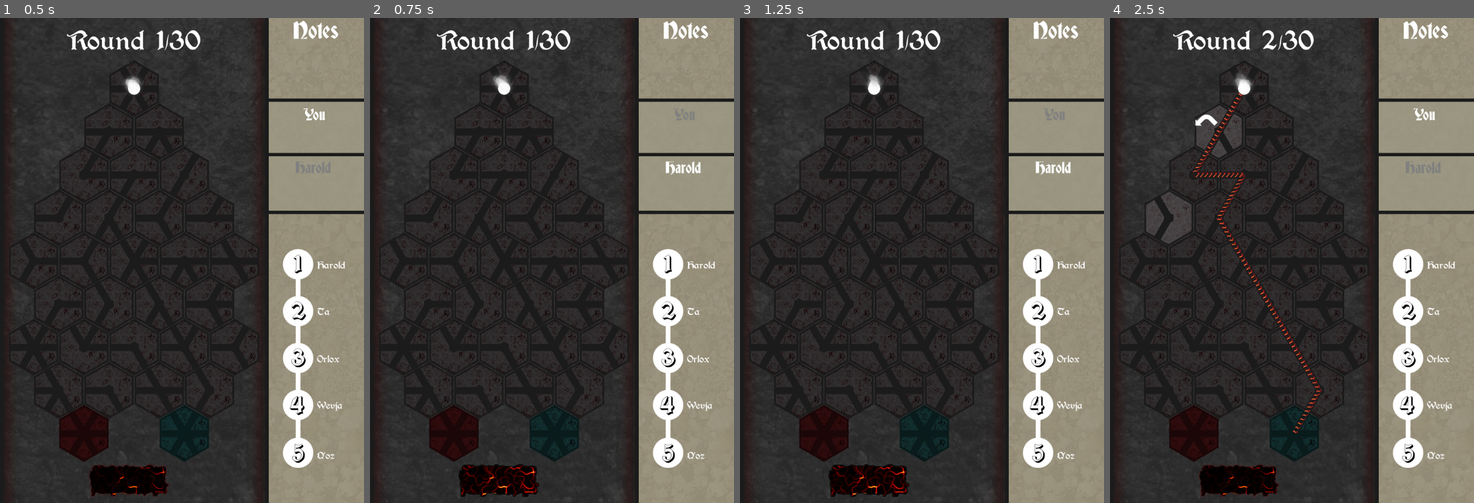
Above: before the commit, frames 1-4 (left to right).
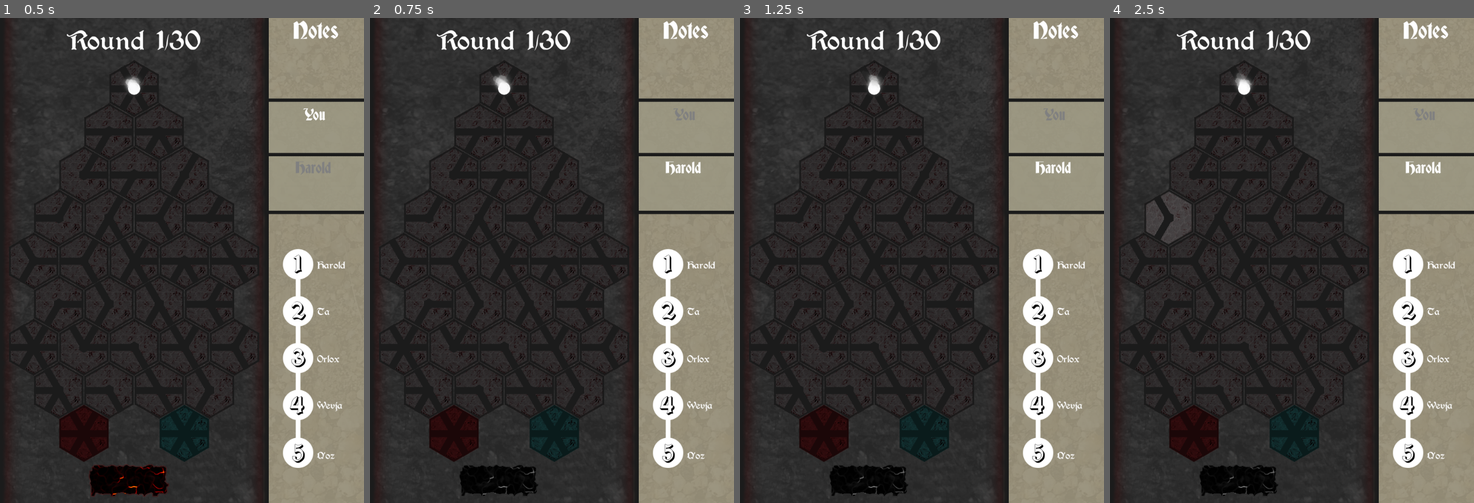
Above: after the commit, the same moments.

Repository: ollie-d/soul_weaver_LD53
Game: Godot game, scene res://Scenes/Levels/BaseLevel.tscn
Same seed, same stepped clock (60 frames per second), same inputs: the game is played once before the commit and once after it. This scene is started directly instead of the project's main scene.
Inputs (mouse positions are in pixels of both pictures, inside the frame that each line leads up to):
- Up to frame 1 (0.5 s): no input
- Up to frame 2 (0.75 s): click (497, 478) at 0.5 s
- Up to frame 3 (1.25 s): no input
- Up to frame 4 (2.5 s): click (1237, 478) at 1.27 s; click (1204, 129) at 2.02 s

Frame 1 is identical in both runs. In frame 2, 0.5% of the frame differs, in the area x 24-47%, y 92-99%; in frame 3, 0.5%; in frame 4, 2.3%, in the area x 17-91%, y 2-99%.

Commit message:
New buttons
Added a weird button. In general more beutification. Going to add new levels now.

Diff:
--- a/Godot/Scenes/Levels/BaseLevel.tscn
+++ b/Godot/Scenes/Levels/BaseLevel.tscn
@@ -477,6 +477,9 @@
 [node name="Sound" type="AudioStreamPlayer" parent="Board"]
 stream = ExtResource( 25 )
 
+[node name="Timer" type="Timer" parent="Board"]
+one_shot = true
+
 [node name="Label" type="Label" parent="."]
 anchor_left = 0.5
 anchor_right = 0.5
--- a/Godot/Scenes/Levels/Level01.gd
+++ b/Godot/Scenes/Levels/Level01.gd
@@ -21,7 +21,8 @@
 
 	globals.current_round = 0
 	globals.turn = "Player"
-	$Board/Button.disabled = false
+	#$Board/Button.disabled = false
+	$Board/WeirdButton.disabled = false
 	$PlayerName.modulate = Color(1, 1, 1)
 	$PlayerRotations.modulate = Color(1, 1, 1)
 	$EnemyName.modulate = Color(0.5, 0.5, 0.5)
@@ -97,7 +98,8 @@
 	# Check what player can do based on turn
 	if globals.turn == "Player":
 		globals.turn = "Enemy"
-		$Board/Button.disabled = true
+		#$Board/Button.disabled = true
+		$Board/WeirdButton.disabled = true
 		$PlayerName.modulate = Color(0.5, 0.5, 0.5)
 		$PlayerRotations.modulate = Color(0.5, 0.5, 0.5)
 		$EnemyName.modulate = Color(1, 1, 1)
@@ -106,7 +108,8 @@
 		enemy_turn()
 	elif globals.turn == "Enemy":
 		globals.turn = "Player"
-		$Board/Button.disabled = false
+		#$Board/Button.disabled = false
+		$Board/WeirdButton.disabled = false
 		$PlayerName.modulate = Color(1, 1, 1)
 		$PlayerRotations.modulate = Color(1, 1, 1)
 		$EnemyName.modulate = Color(0.5, 0.5, 0.5)
--- a/Godot/Scenes/PathFinder.gd
+++ b/Godot/Scenes/PathFinder.gd
@@ -137,14 +137,15 @@
 
 		# Check if the end cell is an end condition
 		if global_astar.astar_dict.keys()[path[1]] == "Player_Win":
-			# Call next level OR game win function
-			print("Gz you win")
-			global_astar.player_won = true
-			emit_signal("victory")
+			$Timer.wait_time = 3.0
+			$Timer.start()
+			yield($Timer, "timeout")
+			victory()
 		elif global_astar.astar_dict.keys()[path[1]] == "Enemy_Win":
-			# Call defeat
-			print("Oof, you lose")
-			emit_signal("defeat")
+			$Timer.wait_time = 3.0
+			$Timer.start()
+			yield($Timer, "timeout")
+			defeat()
 
 	# Clear all hex's rotations
 	for child in self.get_children():
@@ -159,3 +160,42 @@
 
 func _on_Level_next_round():
 	next_round()
+
+
+func victory():
+	# Call next level OR game win function
+	#layer_end()
+	print("Gz you win")
+	global_astar.player_won = true
+	emit_signal("victory")
+
+
+func defeat():
+	#layer_end()
+	# Call defeat
+	print("Oof, you lose")
+	emit_signal("defeat")
+
+
+#func layer_end():
+##	# This is called on good or bad end
+##	$Timer.wait_time = 3.0
+##	$Timer.start()
+##	yield($Timer, "timeout")
+#
+#	# Let's make everything except the current tile and soul disappear
+#	# and then end.
+#	var hexes_to_dim = []
+#	for child in self.get_children():
+#		var id = child.get_name()
+#		if ("_" in id) or ("Start" in id):
+#			if id != global_astar.end_point:
+#				hexes_to_dim.append(id)
+#
+#	print(hexes_to_dim)
+#
+#	# Do a sketchy loop here to dim
+#	for i in range(10):
+#		print(i)
+#		for hex in hexes_to_dim:
+#			self.find_node(hex).modulate.a -= 0.1
--- /dev/null
+++ b/Godot/Scenes/WeirdButton.gd
@@ -0,0 +1,27 @@
+extends Node2D
+
+
+# Declare member variables here. Examples:
+# var a = 2
+# var b = "text"
+var disabled := false setget on_disabled
+
+
+func on_disabled(b):
+	disabled = b
+	if disabled:
+		$Button.disabled = true
+		self.set_process(false)
+		self.set_physics_process(false)
+		self.set_process_input(false)
+		self.get_child(0).set_process(false)
+		self.get_child(0).set_physics_process(false)
+		self.get_child(0).set_process_input(false)
+	else:
+		$Button.disabled = false
+		self.set_process(true)
+		self.set_physics_process(true)
+		self.set_process_input(true)
+		self.get_child(0).set_process(true)
+		self.get_child(0).set_physics_process(true)
+		self.get_child(0).set_process_input(true)
--- a/Godot/Scenes/WeirdButton.tscn
+++ b/Godot/Scenes/WeirdButton.tscn
@@ -1,15 +1,18 @@
-[gd_scene load_steps=6 format=2]
+[gd_scene load_steps=8 format=2]
 
 [ext_resource path="res://Assets/weird_button.png" type="Texture" id=1]
 [ext_resource path="res://Assets/weird_button_hover.png" type="Texture" id=2]
 [ext_resource path="res://Assets/weird_button_pressed.png" type="Texture" id=3]
 [ext_resource path="res://Assets/Fonts/RobotoSlab-VariableFont_wght.ttf" type="DynamicFontData" id=4]
+[ext_resource path="res://Scenes/WeirdButton.gd" type="Script" id=5]
+[ext_resource path="res://Assets/weird_button_disabled.png" type="Texture" id=6]
 
 [sub_resource type="DynamicFont" id=1]
 size = 24
 font_data = ExtResource( 4 )
 
 [node name="WeirdButton" type="Node2D"]
+script = ExtResource( 5 )
 
 [node name="Button" type="TextureButton" parent="."]
 margin_right = 40.0
@@ -17,6 +20,7 @@
 texture_normal = ExtResource( 1 )
 texture_pressed = ExtResource( 3 )
 texture_hover = ExtResource( 2 )
+texture_disabled = ExtResource( 6 )
 
 [node name="Label" type="Label" parent="."]
 margin_left = 5.0
Binary file added: Godot/Assets/weird_button_disabled.png
Not shown, added: Godot/Assets/weird_button_disabled.png.import
